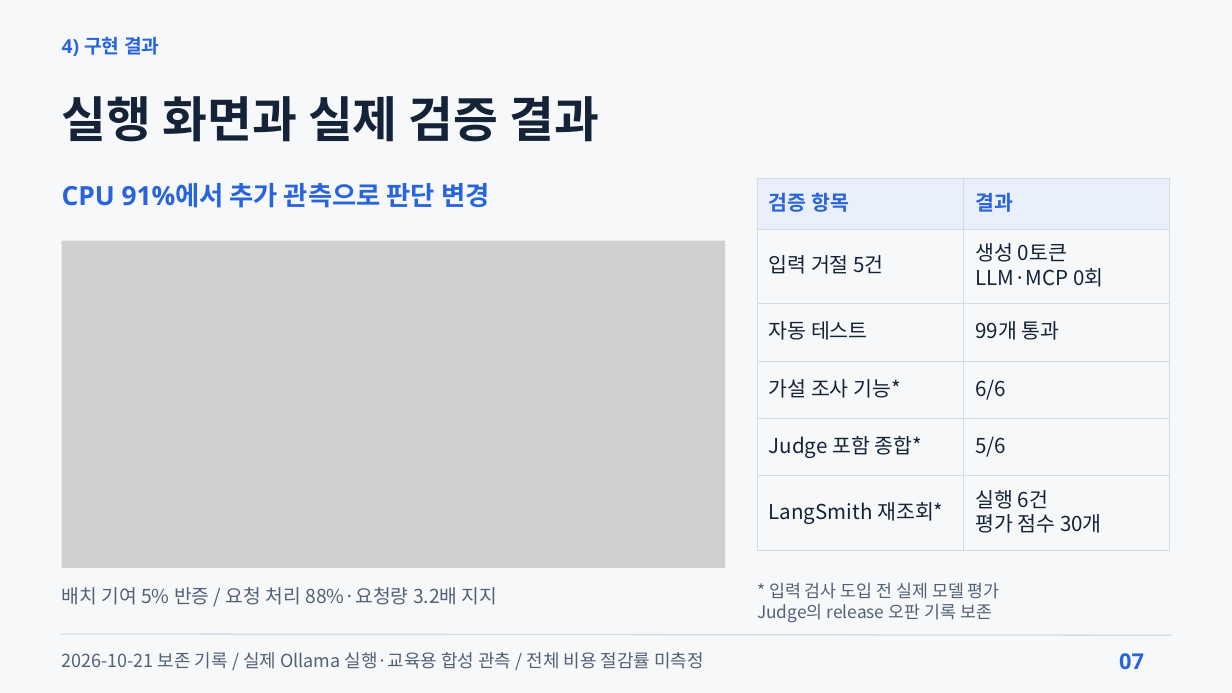
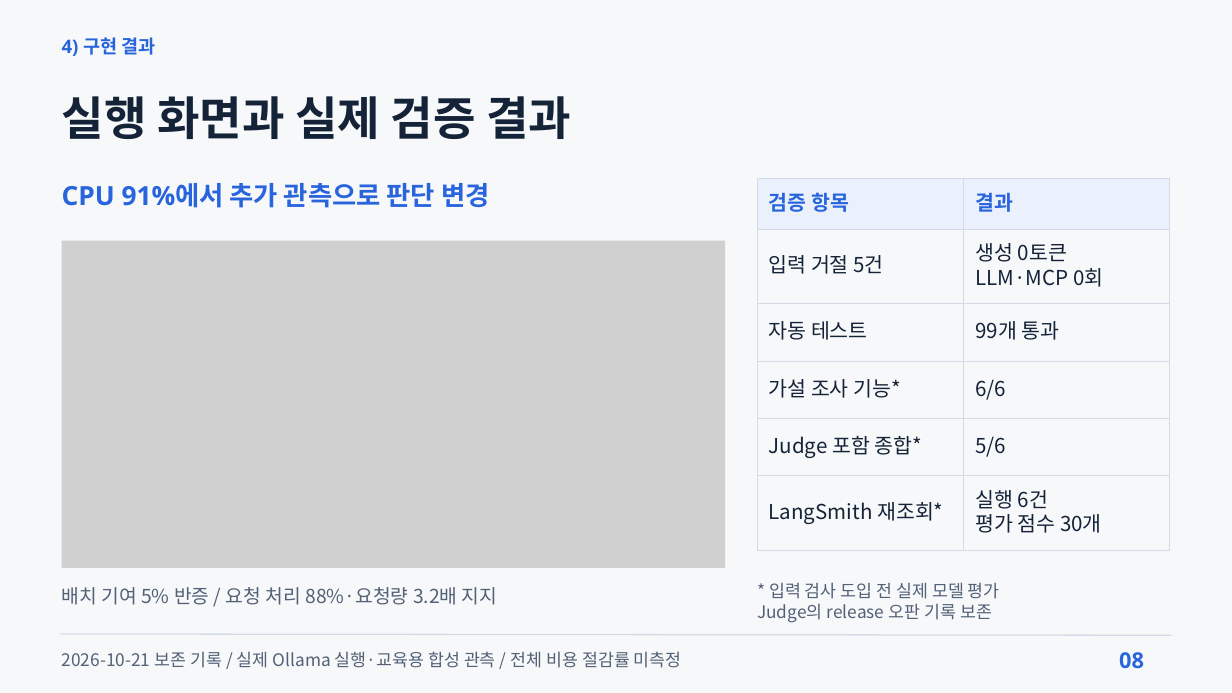
Before and after one commit to beshurl/skala-ai-mini-project, a slide deck: slide 8 of doc/presentation/운영진단_에이전트_5분발표.pptx (slide 7 before the commit). Drawn at 1232x693 pixels with LibreOffice and Linux fonts; fonts in the diff are those of the drawing; grey boxes stand for pictures. Boxes give left, top, right and bottom in pixels: in the first picture for what was removed or moved away, otherwise in the second. Text is boxed around its words. In the diff, an @@ line names an element or a change of style, - is before the commit and + after.

```diff
--- a/doc/presentation/운영진단_에이전트_5분발표.pptx
+++ b/doc/presentation/운영진단_에이전트_5분발표.pptx
@@ text "4) 구현 결과" at (62,37,156,56): size 22.5 to 21.8 pt; line spacing 27pt to 26.1pt @@
@@ text "실행 화면과 실제 검증 결과" at (62,96,571,139): size 57 to 54 pt; line spacing 68.4pt to 64.8pt @@
@@ text "2026-10-21 보존 기록 / 실제 ..." at (62,651,682,668): size 21 to 20.2 pt; line spacing 25.2pt to 24.3pt @@
@@ text at (1119,652,1144,669): text changed @@
-07
+08
```
Also in this commit, not shown: 4 other slides changed, 4 slides added, 3 slides removed, 7 other files.
